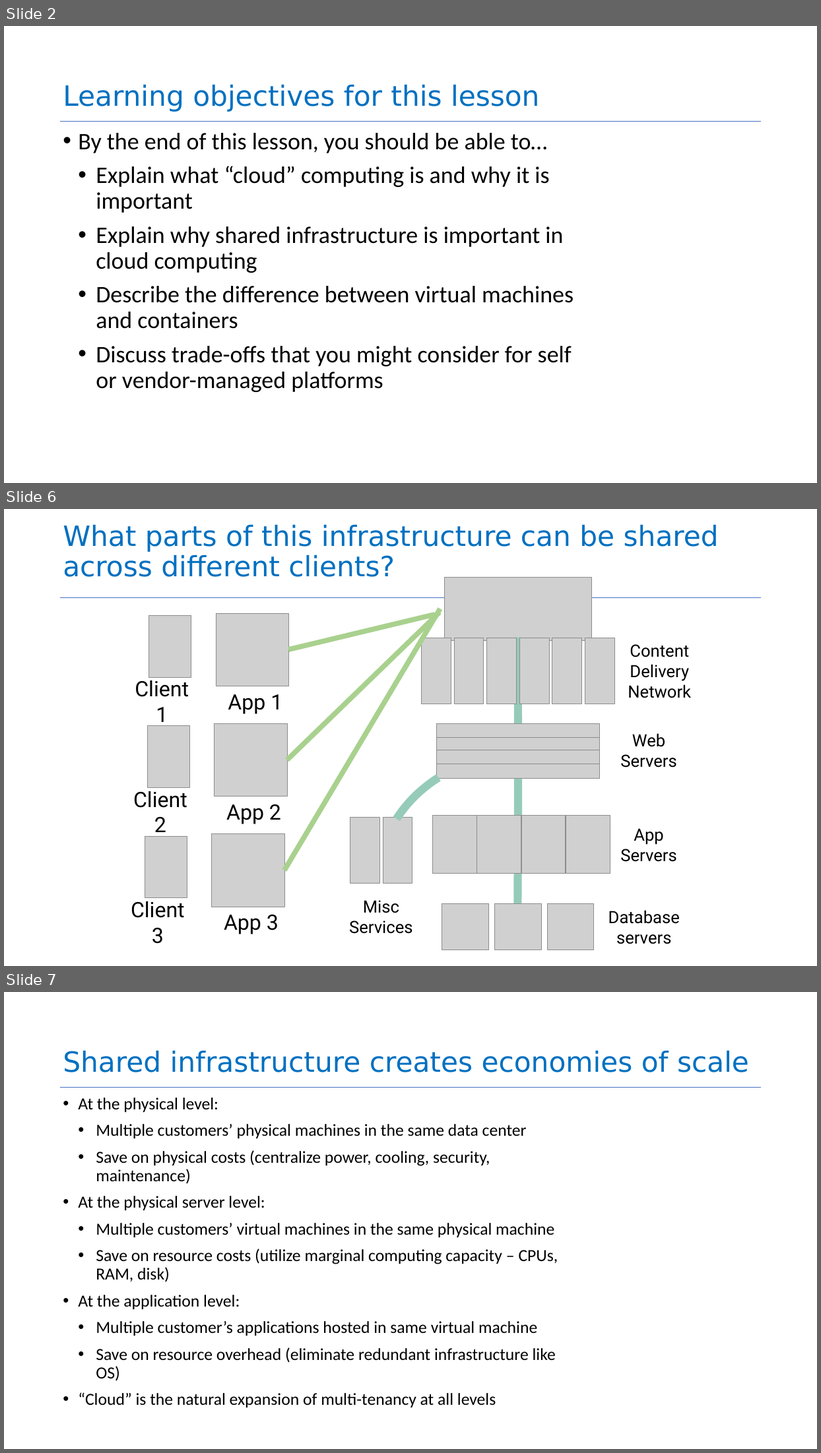
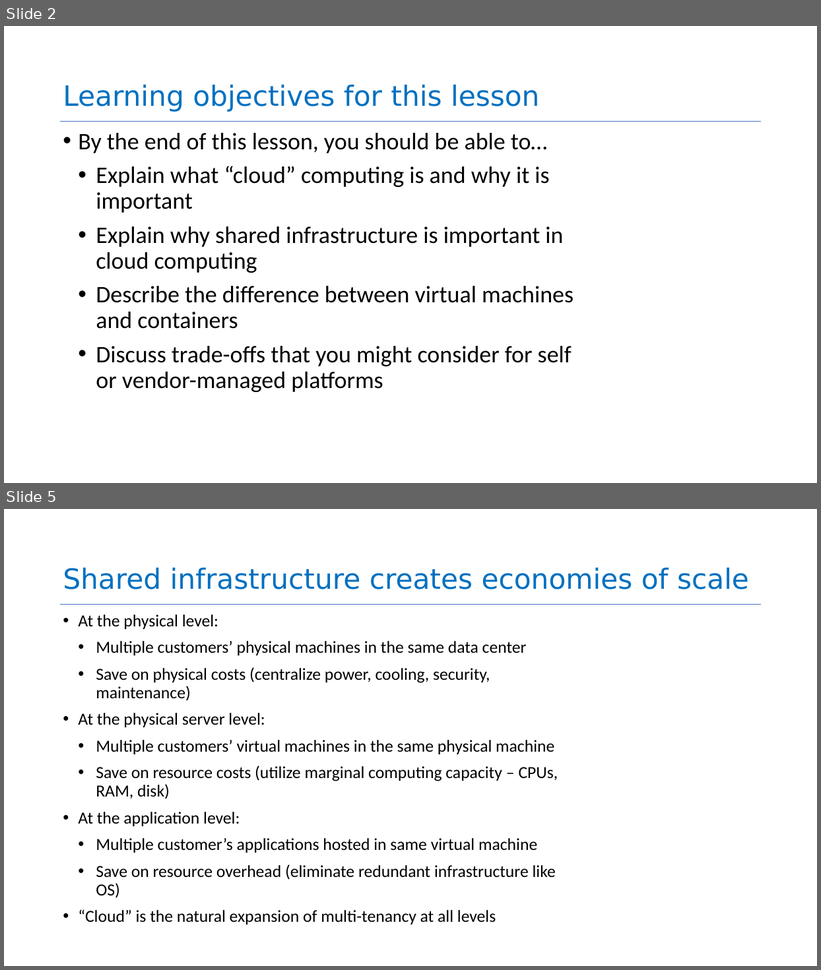
Before and after one commit to neu-se/CS4530-Spring-2026, a slide deck: Slides/Module 14 Principles and Tech for Cloud.pptx. Shown one above the other, each under a label of ours: slides 2, 6 and 7 before the commit, slides 2 and 5 after it; the slides between them are not shown. The pictures are 821x1453 and 821x970 pixels, drawn with LibreOffice and Linux fonts; fonts in the diff are those of the drawing; grey boxes stand for pictures. Boxes give left, top, right and bottom in pixels: in the first picture for what was removed or moved away, otherwise in the second. Text is boxed around its words. In the diff, an @@ line names an element or a change of style, - is before the commit and + after.

```diff
--- a/Slides/Module 14 Principles and Tech for Cloud.pptx
+++ b/Slides/Module 14 Principles and Tech for Cloud.pptx
@@ slide 6 removed at (x1=4, y1=509, x2=817, y2=966), background #FFFFFF @@
@@ title removed at (x1=63, y1=524, x2=719, y2=577) @@
-What parts of this infrastructure can be shared across different clients?
@@ picture removed at (x1=444, y1=577, x2=591, y2=640) @@
@@ line removed from (60, 597) to (761, 597) @@
@@ line removed from (284, 871) to (440, 609) @@
@@ line removed from (287, 760) to (440, 613) @@
@@ line removed from (288, 650) to (434, 615) @@
@@ group removed at (x1=135, y1=613, x2=288, y2=727): 2 pictures, 2 texts @@
-Client 1
-App 1
@@ group removed at (x1=349, y1=637, x2=691, y2=950): 19 pictures, 5 texts, 2 freeform shapes @@
-Content Delivery Network
-Web Servers
-App Servers
-Database servers
-Misc Services
@@ group removed at (x1=133, y1=723, x2=287, y2=838): 2 pictures, 2 texts @@
-Client 2
-App 2
@@ group removed at (x1=131, y1=834, x2=284, y2=944): 2 pictures, 2 texts @@
-Client 3
-App 3
@@ what was slide 7 is now slide 5 @@
```
Also in this commit, not shown: 3 slides changed, 1 slide added, 1 other slide removed, 1 other file.
